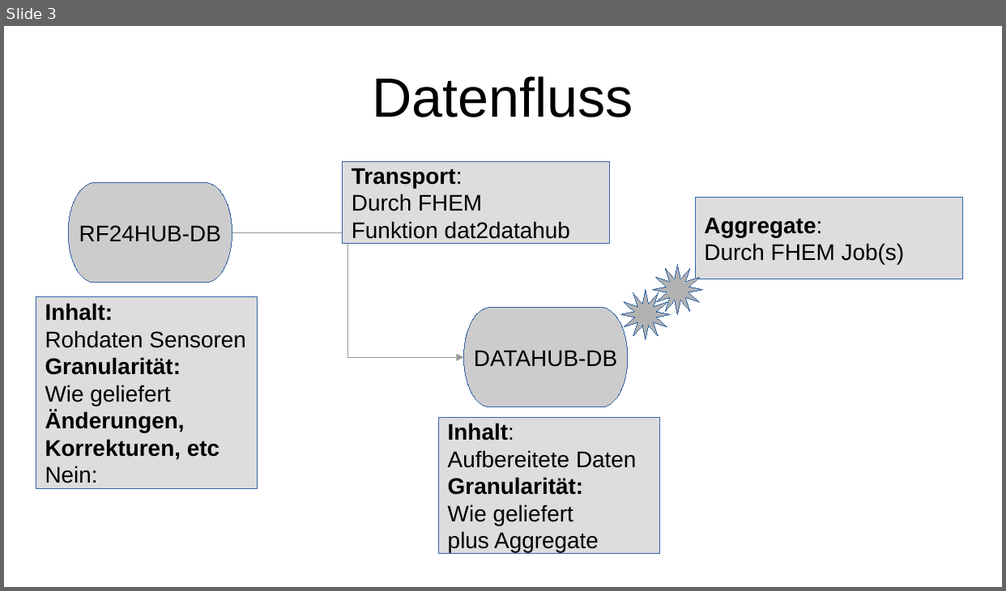
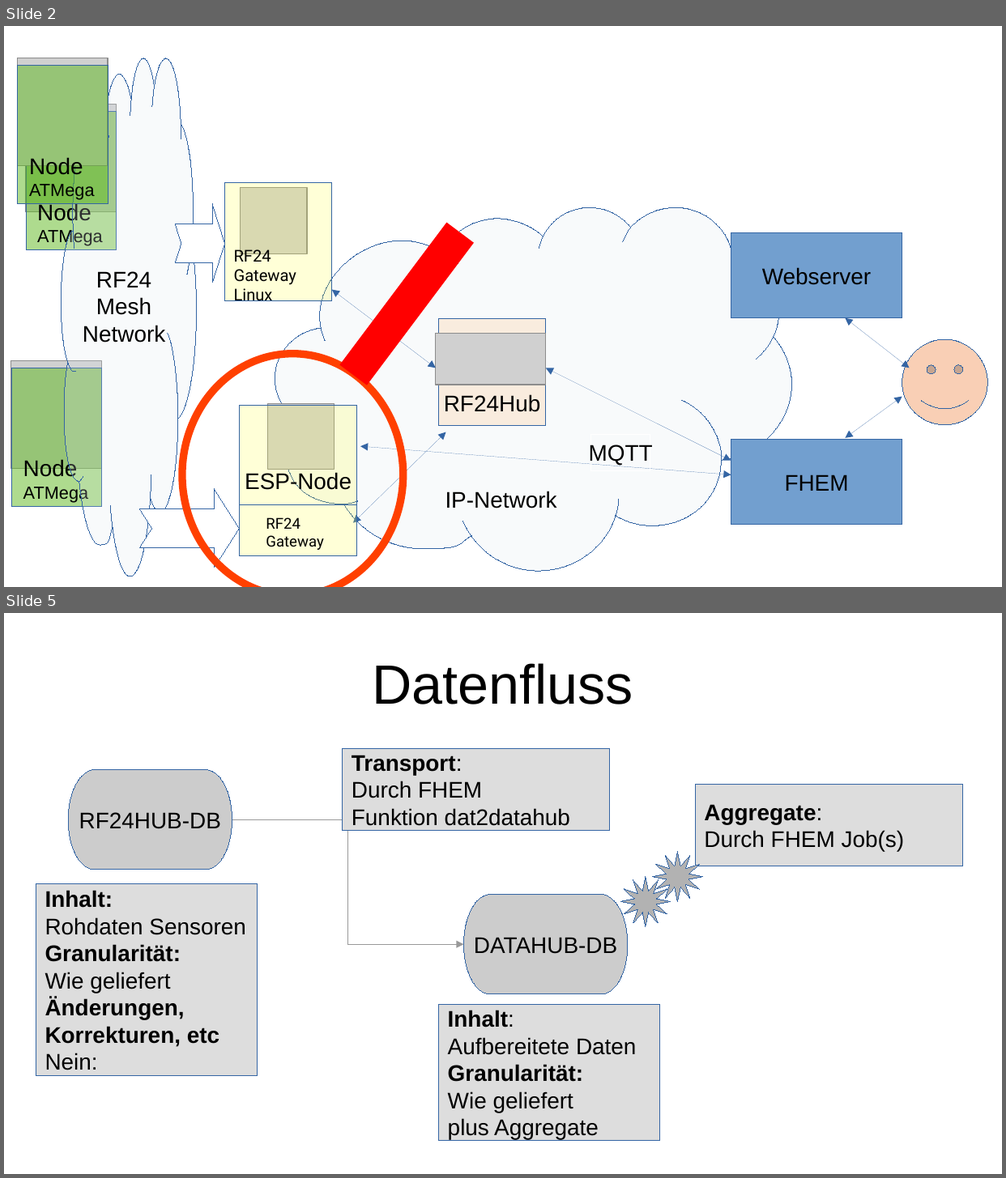
Before and after one commit to wilmsn/RF24Hub, a slide deck: doc/overview.odp. Shown one above the other, each under a label of ours: slide 3 before the commit, slides 2 and 5 after it; the slides between them are not shown. The pictures are 1006x591 and 1006x1178 pixels, drawn with LibreOffice and Linux fonts; fonts in the diff are those of the drawing; grey boxes stand for pictures. Boxes give left, top, right and bottom in pixels: in the first picture for what was removed or moved away, otherwise in the second. Text is boxed around its words. In the diff, an @@ line names an element or a change of style, - is before the commit and + after.

```diff
--- a/doc/overview.odp
+++ b/doc/overview.odp
@@ slide 2 added at (x1=4, y1=26, x2=1002, y2=587), background #FFFFFF @@
@@ picture added at (x1=17, y1=58, x2=107, y2=166) @@
@@ rectangle added at (x1=18, y1=66, x2=107, y2=204), fill #5EB91E at 50% opacity, outline #3465A4 0 pt @@
@@ freeform shape added at (x1=61, y1=58, x2=197, y2=578), fill #DEE6EF at 20% opacity, outline #3465A4 0 pt, 18 pt, text #000000 @@
+RF24
+Mesh
+Network
@@ picture added at (x1=26, y1=105, x2=117, y2=212) @@
@@ rectangle added at (x1=26, y1=111, x2=116, y2=250), fill #5EB91E at 50% opacity, outline #3465A4 0 pt @@
@@ text added at (x1=29, y1=156, x2=95, y2=200), 14 pt, text #000000 @@
+Node
+ATMega
@@ rectangle added at (x1=225, y1=182, x2=332, y2=301), fill #FFFF38 at 20% opacity, outline #3465A4 0 pt @@
@@ picture added at (x1=241, y1=188, x2=306, y2=254) @@
@@ text added at (x1=37, y1=203, x2=103, y2=246), 14 pt, text #000000 @@
+Node
+ATMega
@@ freeform shape added at (x1=175, y1=204, x2=225, y2=284), fill #FFFFFF, outline #3465A4 0 pt @@
@@ freeform shape added at (x1=275, y1=208, x2=792, y2=572), fill #DEE6EF at 20% opacity, outline #3465A4 0 pt @@
@@ line added from (354, 376) to (460, 233), #FF0000 27.01 pt @@
@@ rectangle added at (x1=731, y1=233, x2=902, y2=318), fill #729FCF, outline #3465A4 0 pt, 18 pt, text #000000 @@
+Webserver
@@ text added at (x1=234, y1=246, x2=296, y2=301), 13 pt, text #000000 @@
+RF24
+Gateway
+Linux
@@ double arrow added from (436, 369) to (332, 289), #3465A4 0 pt @@
@@ picture added at (x1=435, y1=333, x2=546, y2=385) @@
@@ rectangle added at (x1=439, y1=319, x2=546, y2=426), fill #FFB66C at 20% opacity, outline #3465A4 0 pt @@
@@ double arrow added from (910, 369) to (846, 318), #3465A4 0 pt @@
@@ smiley face added at (x1=902, y1=339, x2=987, y2=425), fill #F9CFB5, outline #3465A4 0 pt @@
@@ picture added at (x1=11, y1=361, x2=102, y2=469) @@
@@ ellipse added at (x1=182, y1=354, x2=403, y2=587), outline #FF4000 6.01 pt @@
@@ rectangle added at (x1=12, y1=369, x2=102, y2=507), fill #5EB91E at 50% opacity, outline #3465A4 0 pt @@
@@ double arrow added from (731, 461) to (546, 369), #3465A4 0 pt @@
@@ text added at (x1=444, y1=395, x2=540, y2=412), 18 pt, text #000000 @@
+RF24Hub
@@ double arrow added from (902, 396) to (846, 438), #3465A4 0 pt @@
@@ double arrow added from (354, 523) to (446, 433), #3465A4 0 pt @@
@@ rectangle added at (x1=592, y1=434, x2=650, y2=471), outline #FFFFFF 0 pt, 18 pt, text #000000 @@
+MQTT
@@ text added at (x1=23, y1=459, x2=89, y2=503), 14 pt, text #000000 @@
+Node
+ATMega
@@ double arrow added from (360, 447) to (731, 476), #3465A4 0 pt @@
@@ rectangle added at (x1=731, y1=440, x2=902, y2=525), fill #729FCF, outline #3465A4 0 pt, 18 pt, text #000000 @@
+FHEM
@@ freeform shape added at (x1=140, y1=489, x2=240, y2=569), fill #FFFFFF, outline #3465A4 0 pt @@
@@ text added at (x1=445, y1=491, x2=557, y2=509), 18 pt, text #000000 @@
+IP-Network
@@ group added at (x1=240, y1=403, x2=357, y2=556): 2 texts, 1 picture, 1 rectangle, 1 line @@
+ESP-Node
+RF24
+Gateway
@@ what was slide 3 is now slide 5 @@
```
Also in this commit, not shown: 2 slides changed, 1 other slide added, 4 other files.
